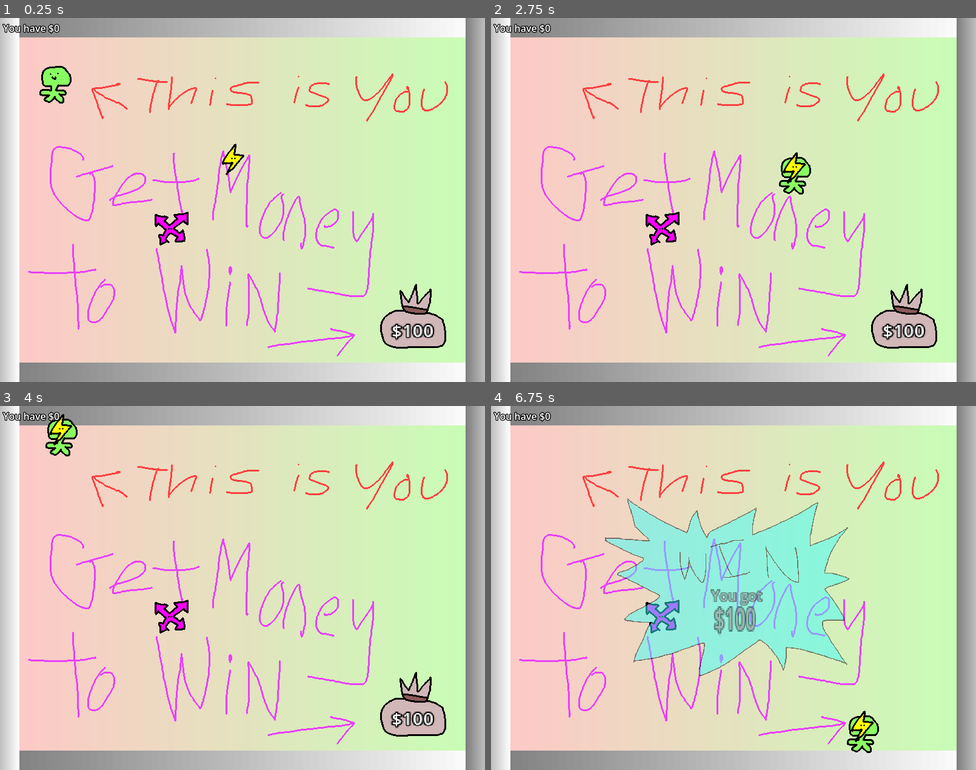
Above: before the commit, frames 1-4 (two rows, left to right).
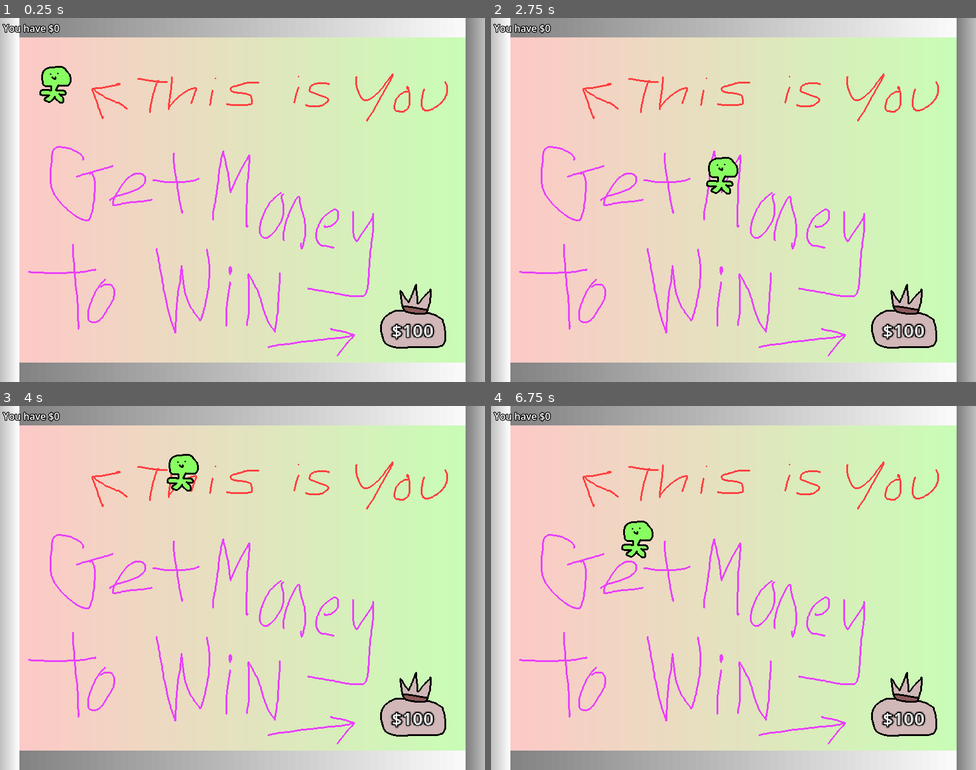
Above: after the commit, the same moments.

Repository: denniscarr/mask
Game: Godot game, scene res://global/main.tscn
The game is run twice, just before and just after one commit, with the same random seed, the same clock (stepped at 60 frames per second) and the same inputs.
Inputs:
- Up to frame 1 (0.25 s): no input
- Up to frame 2 (2.75 s): tap Enter at 0.5 s; hold Right (right) 0.53-1.28 s; hold Down (down) 1.28-2.03 s; hold Right (right) from 2.03 s (still down)
- Up to frame 3 (4 s): release Right (right) at 2.78 s; hold Up (up) 2.78-3.53 s; hold Left (left) from 3.53 s (still down)
- Up to frame 4 (6.75 s): release Left (left) at 5.03 s; hold Down (down) 5.03-5.78 s; hold Right (right) 5.78-6.53 s; hold Up (up) from 6.53 s (still down)

The runs differ from the first frame. In frame 1, 0.5% of the frame differs, in the area x 31-51%, y 34-63%; in frame 2, 1.3%; in frame 3, 1.3%; in frame 4, 17%, in the area x 23-92%, y 25-96%.

Commit message:
Add game finish screen

Diff:
--- /dev/null
+++ b/global/game_end.tscn
@@ -0,0 +1,36 @@
+[gd_scene format=3 uid="uid://3cmx5df47kgv"]
+
+[ext_resource type="Texture2D" uid="uid://n6soeuru6s8u" path="res://sprites/game_finish.png" id="1_4nesy"]
+[ext_resource type="Script" uid="uid://cyrqw1ttutcvd" path="res://global/win_screen.gd" id="2_qfhfl"]
+
+[node name="GameEnd" type="TextureRect" unique_id=1661943749 node_paths=PackedStringArray("_money_label")]
+visible = false
+pivot_offset_ratio = Vector2(0.5, 0.5)
+texture = ExtResource("1_4nesy")
+script = ExtResource("2_qfhfl")
+_money_label = NodePath("MoneyLabel")
+
+[node name="Label" type="Label" parent="." unique_id=958758323]
+layout_mode = 0
+offset_left = 118.0
+offset_top = 413.99997
+offset_right = 216.0
+offset_bottom = 436.99997
+scale = Vector2(2.6923053, 2.7844162)
+theme_override_constants/outline_size = 4
+theme_override_font_sizes/font_size = 16
+text = "Your money:"
+horizontal_alignment = 1
+vertical_alignment = 1
+
+[node name="MoneyLabel" type="Label" parent="." unique_id=1530588841]
+layout_mode = 0
+offset_left = 370.0
+offset_top = 382.0
+offset_right = 429.0
+offset_bottom = 431.0
+scale = Vector2(3.5042706, 5.5364532)
+theme_override_constants/outline_size = 4
+theme_override_font_sizes/font_size = 16
+text = "$1000"
+horizontal_alignment = 1
--- a/global/game_manager.gd
+++ b/global/game_manager.gd
@@ -4,14 +4,21 @@
 
 @export_category("Node References")
 @export var _money_label: Label
+@export var _game_finish_screen: WinScreen
 
 var _current_level: Level
 var _current_level_index: int = 0
 var _player_money: int = 0
+var _game_finished: bool = false
 
 
 func _ready() -> void:
 	_load_level(0)
+
+
+func _input(event: InputEvent) -> void:
+	if _game_finished and event.is_action_pressed("escape"):
+		get_tree().reload_current_scene()
 
 
 func _restart_level():
@@ -31,13 +38,24 @@
 	_current_level.win.connect(_on_level_win)
 
 
+func _do_game_finish():
+	await _game_finish_screen.do_animation(_player_money)
+	await get_tree().create_timer(1.0).timeout
+	_game_finished = true
+
+
 func _on_level_request_restart():
 	_load_level(_current_level_index)
 
 
 func _on_level_win(money_earned: int):
+	_player_money += money_earned
+	_money_label.text = "You have $%s" % _player_money
+
 	_current_level_index += 1
 	_current_level_index = mini(_current_level_index, _levels.size() - 1)
-	_player_money += money_earned
-	_money_label.text = "You have $%s" % _player_money
-	_load_level(_current_level_index)
+
+	if _current_level_index == _levels.size() - 1:
+		_do_game_finish()
+	else:
+		_load_level(_current_level_index)
--- a/global/main.tscn
+++ b/global/main.tscn
@@ -2,21 +2,19 @@
 
 [ext_resource type="Script" uid="uid://di6ld7cv0tqw4" path="res://global/game_manager.gd" id="1_bty66"]
 [ext_resource type="PackedScene" uid="uid://pinr246bt2f3" path="res://level/level_intro.tscn" id="2_ehae2"]
-[ext_resource type="PackedScene" uid="uid://ddoh8hmu3hd4n" path="res://level/level_fire.tscn" id="3_tfgyi"]
-[ext_resource type="PackedScene" uid="uid://ymwqmjvgna5r" path="res://level/level_mask_diag_1.tscn" id="4_hygse"]
-[ext_resource type="PackedScene" uid="uid://ba6pgcrxgwgqm" path="res://level/level_mask_diag_2.tscn" id="5_ehae2"]
-[ext_resource type="PackedScene" uid="uid://c6o3yjpwdll5l" path="res://level/level_mask_fast_1.tscn" id="6_2qufl"]
+[ext_resource type="PackedScene" uid="uid://3cmx5df47kgv" path="res://global/game_end.tscn" id="7_qewo7"]
 
 [node name="Main" type="Node2D" unique_id=1520077453]
 
-[node name="GameManager" type="Node" parent="." unique_id=1655480295 node_paths=PackedStringArray("_money_label")]
+[node name="GameManager" type="Node" parent="." unique_id=1655480295 node_paths=PackedStringArray("_money_label", "_game_finish_screen")]
 script = ExtResource("1_bty66")
-_levels = Array[PackedScene]([ExtResource("2_ehae2"), ExtResource("3_tfgyi"), ExtResource("4_hygse"), ExtResource("5_ehae2"), ExtResource("6_2qufl")])
-_money_label = NodePath("../CanvasLayer/MarginContainer/PlayerMoney")
+_levels = Array[PackedScene]([ExtResource("2_ehae2")])
+_money_label = NodePath("../HudCanvasLayer/MarginContainer/PlayerMoney")
+_game_finish_screen = NodePath("../GameEndCanvasLayer/GameEnd")
 
-[node name="CanvasLayer" type="CanvasLayer" parent="." unique_id=640668116]
+[node name="HudCanvasLayer" type="CanvasLayer" parent="." unique_id=640668116]
 
-[node name="MarginContainer" type="MarginContainer" parent="CanvasLayer" unique_id=140292280]
+[node name="MarginContainer" type="MarginContainer" parent="HudCanvasLayer" unique_id=140292280]
 anchors_preset = 15
 anchor_right = 1.0
 anchor_bottom = 1.0
@@ -27,7 +25,7 @@
 theme_override_constants/margin_right = 5
 theme_override_constants/margin_bottom = 5
 
-[node name="PlayerMoney" type="Label" parent="CanvasLayer/MarginContainer" unique_id=1602704288]
+[node name="PlayerMoney" type="Label" parent="HudCanvasLayer/MarginContainer" unique_id=1602704288]
 layout_mode = 2
 size_flags_horizontal = 0
 size_flags_vertical = 0
@@ -35,3 +33,10 @@
 theme_override_colors/font_outline_color = Color(0, 0, 0, 1)
 theme_override_constants/outline_size = 5
 text = "You have $0"
+
+[node name="GameEndCanvasLayer" type="CanvasLayer" parent="." unique_id=1437205175]
+layer = 3
+
+[node name="GameEnd" parent="GameEndCanvasLayer" unique_id=1661943749 instance=ExtResource("7_qewo7")]
+offset_right = 800.0
+offset_bottom = 600.0
--- a/level/level_intro.tscn
+++ b/level/level_intro.tscn
@@ -3,8 +3,6 @@
 [ext_resource type="PackedScene" uid="uid://3blnnw81pji4" path="res://level/level_base.tscn" id="1_rrwxw"]
 [ext_resource type="Texture2D" uid="uid://dfmgmfk713h13" path="res://sprites/tutorial_2.png" id="2_nkp0b"]
 [ext_resource type="Texture2D" uid="uid://bw1wy0d3hdg80" path="res://sprites/tutorial_1.png" id="3_dq8bv"]
-[ext_resource type="PackedScene" uid="uid://de26xfmtrwidu" path="res://mask/mask_fast.tscn" id="4_dq8bv"]
-[ext_resource type="PackedScene" uid="uid://c52qe8kg8pvwi" path="res://mask/mask_x.tscn" id="5_g3o85"]
 
 [sub_resource type="Gradient" id="Gradient_rrwxw"]
 colors = PackedColorArray(1, 0.78, 0.7836666, 1, 0.7776667, 1, 0.71000004, 1)
@@ -32,9 +30,3 @@
 
 [node name="Goal" parent="." index="7" unique_id=1783309156]
 position = Vector2(682, 493)
-
-[node name="MaskFast" parent="." index="9" unique_id=1223717646 instance=ExtResource("4_dq8bv")]
-position = Vector2(385, 232)
-
-[node name="MaskDiag" parent="." index="10" unique_id=845677228 instance=ExtResource("5_g3o85")]
-position = Vector2(280, 347)
--- a/project.godot
+++ b/project.godot
@@ -55,6 +55,10 @@
 , Object(InputEventKey,"resource_local_to_scene":false,"resource_name":"","device":-1,"window_id":0,"alt_pressed":false …(183 unchanged characters)…
 ]
 }
+escape={
+"deadzone": 0.2,
+"events": []
+}
 
 [physics]
 
Binary file added: sprites/game_finish.png
Not shown, added: sprites/game_finish.png.import
Not shown, added: sprites/game_finish.gal
